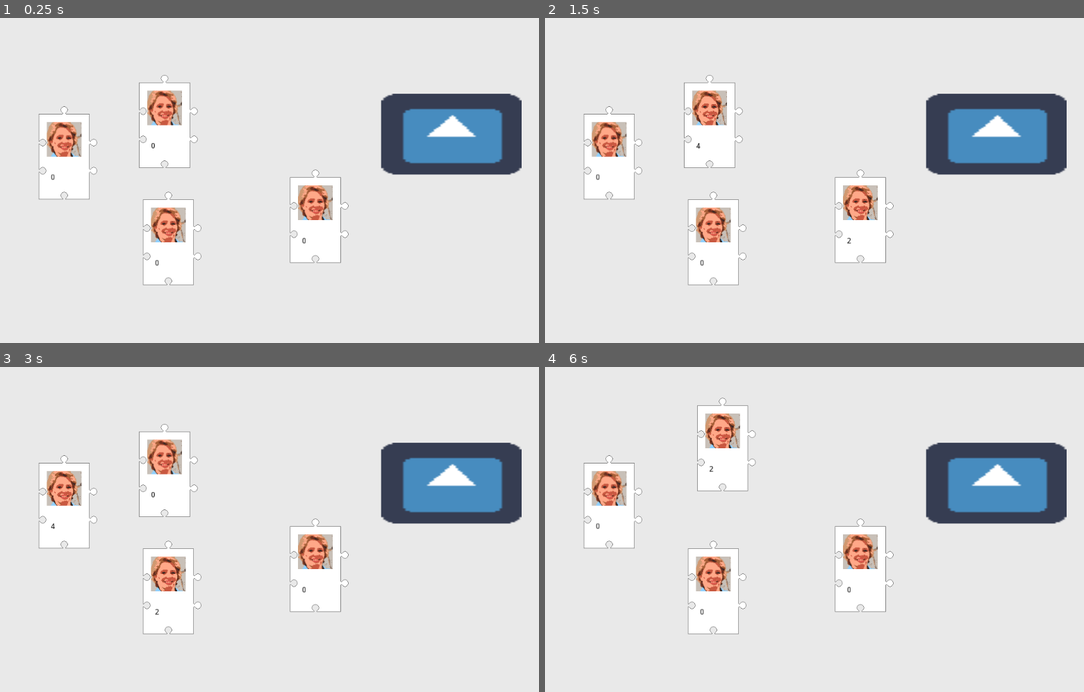
Above: before the commit, frames 1-4 (two rows, left to right).
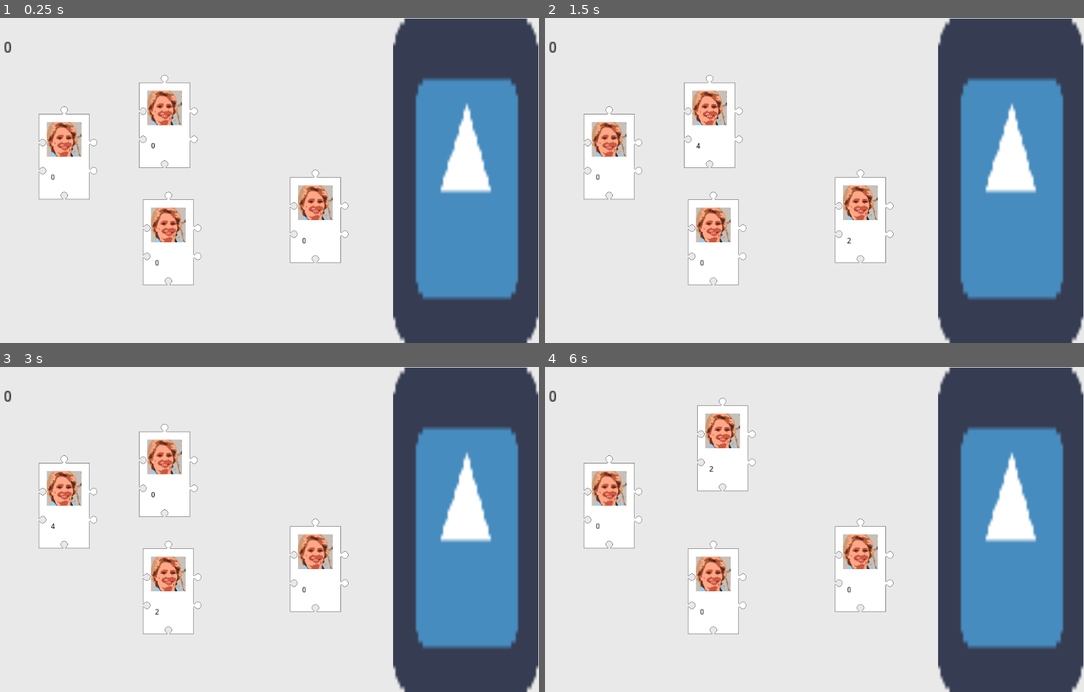
Above: after the commit, the same moments.

Repository: hwacha/GMTK-Match-Game
Game: Godot game, scene res://prefabs/Field.tscn
The game is run twice, just before and just after one commit, with the same random seed, the same clock (stepped at 60 frames per second) and the same inputs. The engine's default icon, where the game draws it, is replaced by a stand-in: a white triangle on a blue panel in a dark square.
Inputs (mouse positions are in pixels of both pictures, inside the frame that each line leads up to):
- Up to frame 1 (0.25 s): no input
- Up to frame 2 (1.5 s): tap Enter at 0.5 s; move the mouse to (863, 219) at 0.52 s; hold Up (ui_up) 0.53-1.28 s; click (863, 219) at 0.67 s; tap Space at 1.25 s; move the mouse to (712, 125) at 1.27 s; hold Down (ui_down) from 1.28 s (still down); click (712, 125) at 1.42 s
- Up to frame 3 (3 s): tap Enter at 2 s; move the mouse to (167, 591) at 2.02 s; release Down (ui_down) at 2.03 s; hold Up (ui_up) from 2.03 s (still down); click (167, 591) at 2.17 s; tap Space at 2.75 s; move the mouse to (64, 506) at 2.77 s; click (64, 506) at 2.92 s
- Up to frame 4 (6 s): tap Enter at 3.5 s; move the mouse to (970, 578) at 3.52 s; release Up (ui_up) at 3.53 s; hold Down (ui_down) 3.53-5.78 s; click (970, 578) at 3.67 s; tap Space at 4.25 s; move the mouse to (642, 480) at 4.27 s; click (642, 480) at 4.42 s; move the mouse to (836, 529) at 5.02 s; click (836, 529) at 5.17 s; move the mouse to (722, 448) at 5.77 s; hold Up (ui_up) from 5.78 s (still down); click (722, 448) at 5.92 s

The runs differ from the first frame. In frame 1, 25% of the frame differs, in the area x 0-100%, y 0-100%; in frame 2, 25%; in frame 3, 25%; in frame 4, 25%.

Commit message:
Add scoring to pair completion

Diff:
--- a/prefabs/Field.tscn
+++ b/prefabs/Field.tscn
@@ -1,14 +1,29 @@
-[gd_scene load_steps=5 format=2]
+[gd_scene load_steps=6 format=2]
 
 [ext_resource path="res://prefabs/Card.tscn" type="PackedScene" id=1]
 [ext_resource path="res://scripts/Field.gd" type="Script" id=2]
+[ext_resource path="res://scripts/Score.gd" type="Script" id=3]
 [ext_resource path="res://icon.png" type="Texture" id=4]
 
 [sub_resource type="RectangleShape2D" id=1]
-extents = Vector2( 128.864, 73.4201 )
+extents = Vector2( 134.305, 300.592 )
 
 [node name="Field" type="Node2D"]
 script = ExtResource( 2 )
+
+[node name="PairZone" type="Area2D" parent="."]
+position = Vector2( 889.612, 300.961 )
+__meta__ = {
+"_edit_group_": true
+}
+
+[node name="Sprite" type="Sprite" parent="PairZone"]
+position = Vector2( -0.500038, 0.300529 )
+scale = Vector2( 4.18164, 9.38987 )
+texture = ExtResource( 4 )
+
+[node name="CollisionShape2D" type="CollisionShape2D" parent="PairZone"]
+shape = SubResource( 1 )
 
 [node name="Card1" parent="." instance=ExtResource( 1 )]
 position = Vector2( 612.296, 373.124 )
@@ -42,19 +57,22 @@
 text = "Henry
 "
 
-[node name="PairZone" type="Area2D" parent="."]
-position = Vector2( 862.695, 216.292 )
+[node name="Score" type="Label" parent="."]
+margin_left = 1.0
+margin_right = 46.0
+margin_bottom = 57.0
+rect_scale = Vector2( 2, 2 )
+custom_colors/font_color = Color( 0, 0, 0, 1 )
+text = "1
+"
+align = 1
+valign = 1
+script = ExtResource( 3 )
 __meta__ = {
-"_edit_group_": true
+"_edit_use_anchors_": false
 }
 
-[node name="Sprite" type="Sprite" parent="PairZone"]
-position = Vector2( -3.05176e-05, -1.73773 )
-scale = Vector2( 4.04101, 2.32139 )
-texture = ExtResource( 4 )
-
-[node name="CollisionShape2D" type="CollisionShape2D" parent="PairZone"]
-shape = SubResource( 1 )
+[connection signal="input_event" from="PairZone" to="PairZone" method="_on_PairZone_input_event"]
 
 [editable path="Card2"]
 [editable path="Card3"]
--- a/scripts/Card.gd
+++ b/scripts/Card.gd
@@ -80,9 +80,13 @@
 
 func _process(delta):
 	textlabel.text = str(self.z_index)
+	var right_boundary = 1024
+	var pair_zone_boundary = right_boundary - 135 - 200
 	if (field.selected_card == self):
 		if pair_state in ['pair_container', 'unpaired']:
 			set_position(get_viewport().get_mouse_position())
+			if pair_state == 'unpaired':
+				set_position(Vector2(min(transform.origin.x, pair_zone_boundary), transform.origin.y))
 		else:
 			pass
 
@@ -233,7 +237,14 @@
 		child.visible = false
 
 func complete_pair():
-	pass
+	field.selected_card = null
+	self.queue_free()
+	var total = 0
+	for jamb in get_node("Child1").stats[pair_direction]:
+		total += abs(jamb)
+
+	get_parent().get_node("Score").score += 100 * total
+
 
 var unpair_offset = 22 / 2
 
--- /dev/null
+++ b/scripts/Score.gd
@@ -0,0 +1,13 @@
+extends Label
+
+var score = 0
+
+
+# Called when the node enters the scene tree for the first time.
+func _ready():
+	pass # Replace with function body.
+
+
+# Called every frame. 'delta' is the elapsed time since the previous frame.
+func _process(delta):
+	text = str(score)
